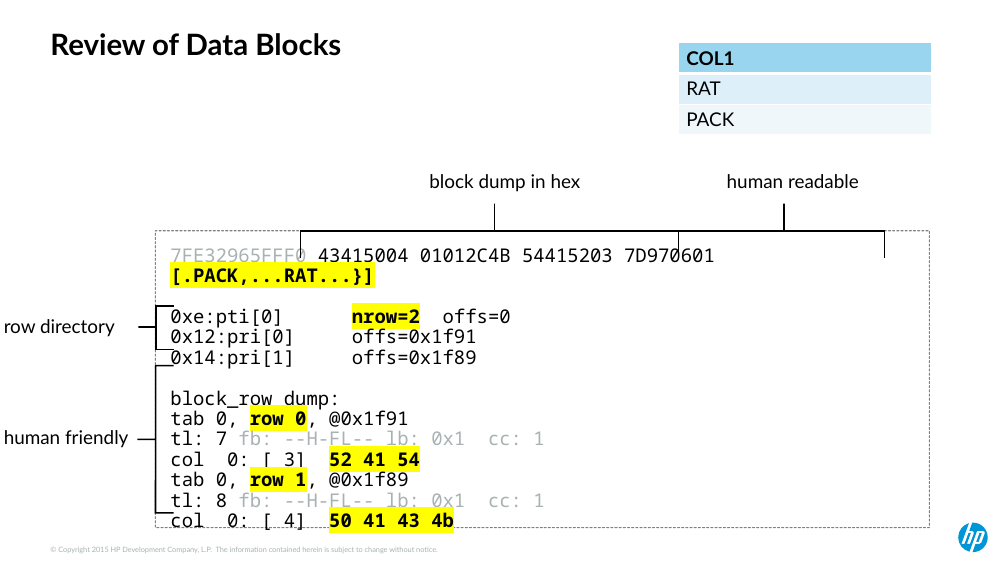
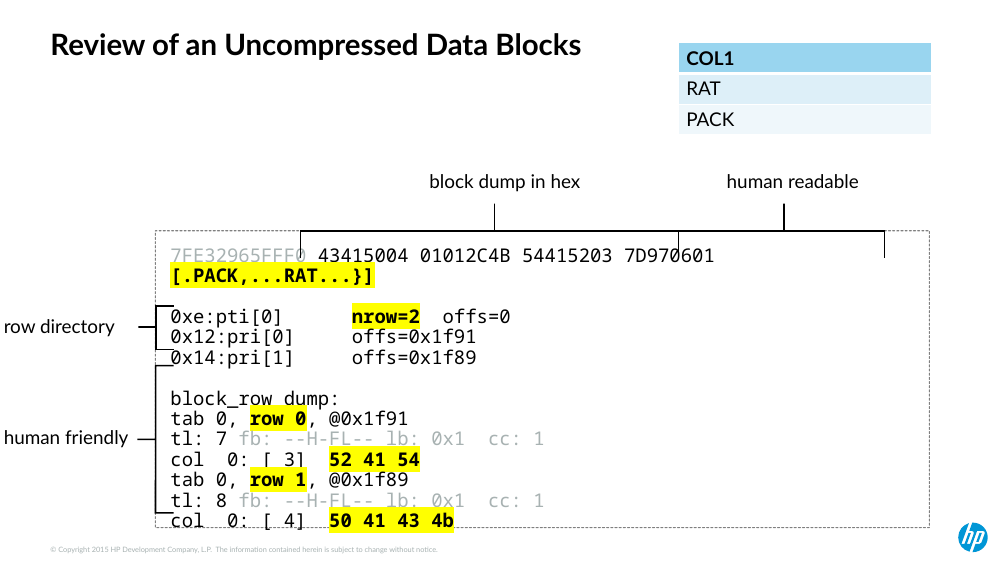
Before and after one commit to Dyland28/HP-Data-Compression, a slide deck: slide 4 of compression_sand_weiss_hotsos_2018.pptx. Drawn at 1008x567 pixels with LibreOffice and Linux fonts; fonts in the diff are those of the drawing. Boxes give left, top, right and bottom in pixels: in the first picture for what was removed or moved away, otherwise in the second. Text is boxed around its words. In the diff, an @@ line names an element or a change of style, - is before the commit and + after.

```diff
--- a/compression_sand_weiss_hotsos_2018.pptx
+++ b/compression_sand_weiss_hotsos_2018.pptx
@@ title at (50, 33, 581, 60): text changed @@
-Review of Data Blocks
+Review of an Uncompressed Data Blocks
```
Also in this commit, not shown: 9 other slides changed.
